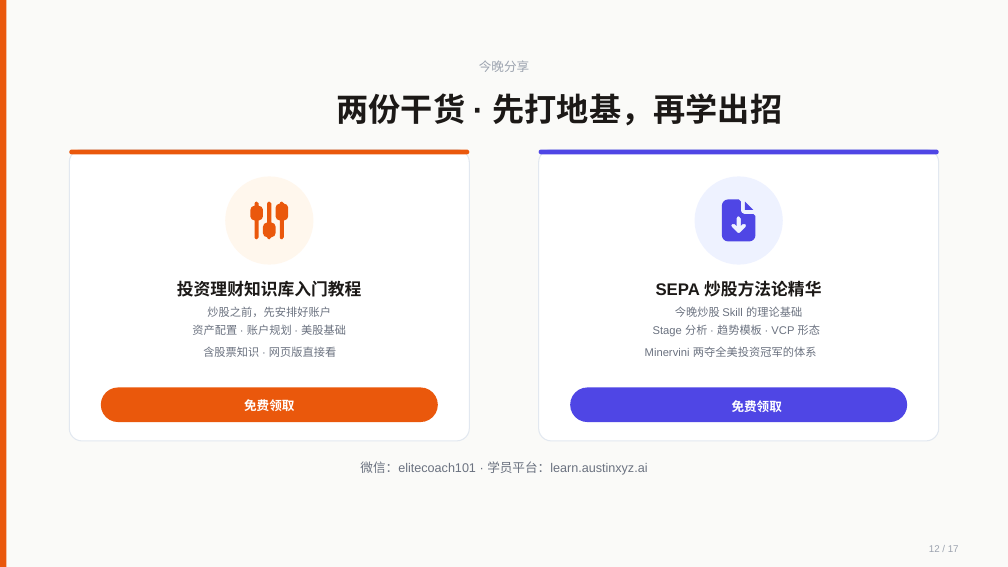
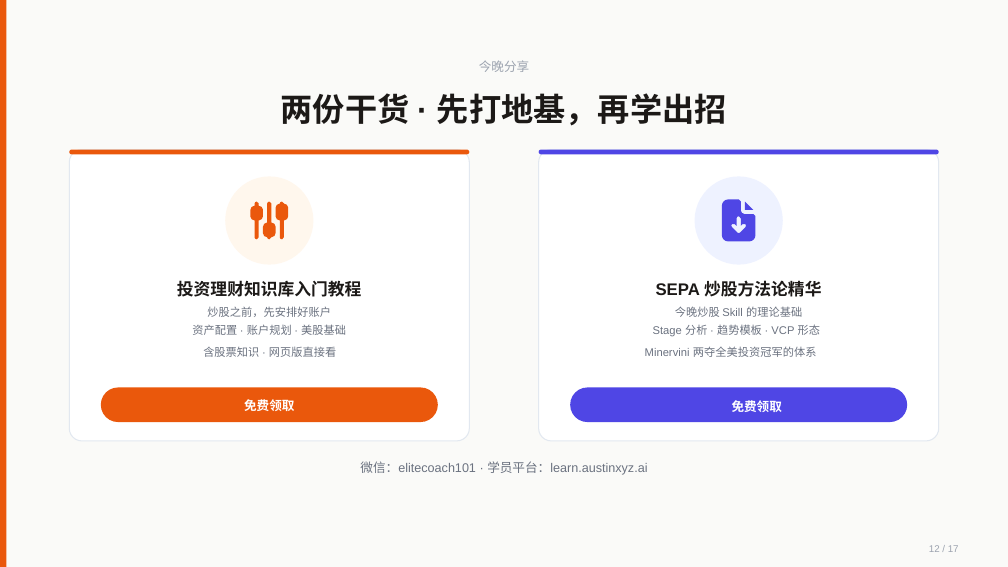
Before and after one commit to austinxyz/course-portal, a slide deck: slide 13 of dl/webinar-s4-stock-0717.pptx (slide 12 before the commit). Drawn at 1008x567 pixels with LibreOffice and Linux fonts; fonts in the diff are those of the drawing. Boxes give left, top, right and bottom in pixels: in the first picture for what was removed or moved away, otherwise in the second. Text is boxed around its words. In the diff, an @@ line names an element or a change of style, - is before the commit and + after.

```diff
--- a/dl/webinar-s4-stock-0717.pptx
+++ b/dl/webinar-s4-stock-0717.pptx
@@ text "两份干货 · 先打地基，再学出招": place and size @@
-text "两份干货 · 先打地基，再学出招" at (336, 93, 782, 126)
+text "两份干货 · 先打地基，再学出招" at (281, 93, 727, 126)
```
Also in this commit, not shown: 9 other slides changed, 2 slides added, 1 slide removed, 5 other files.
